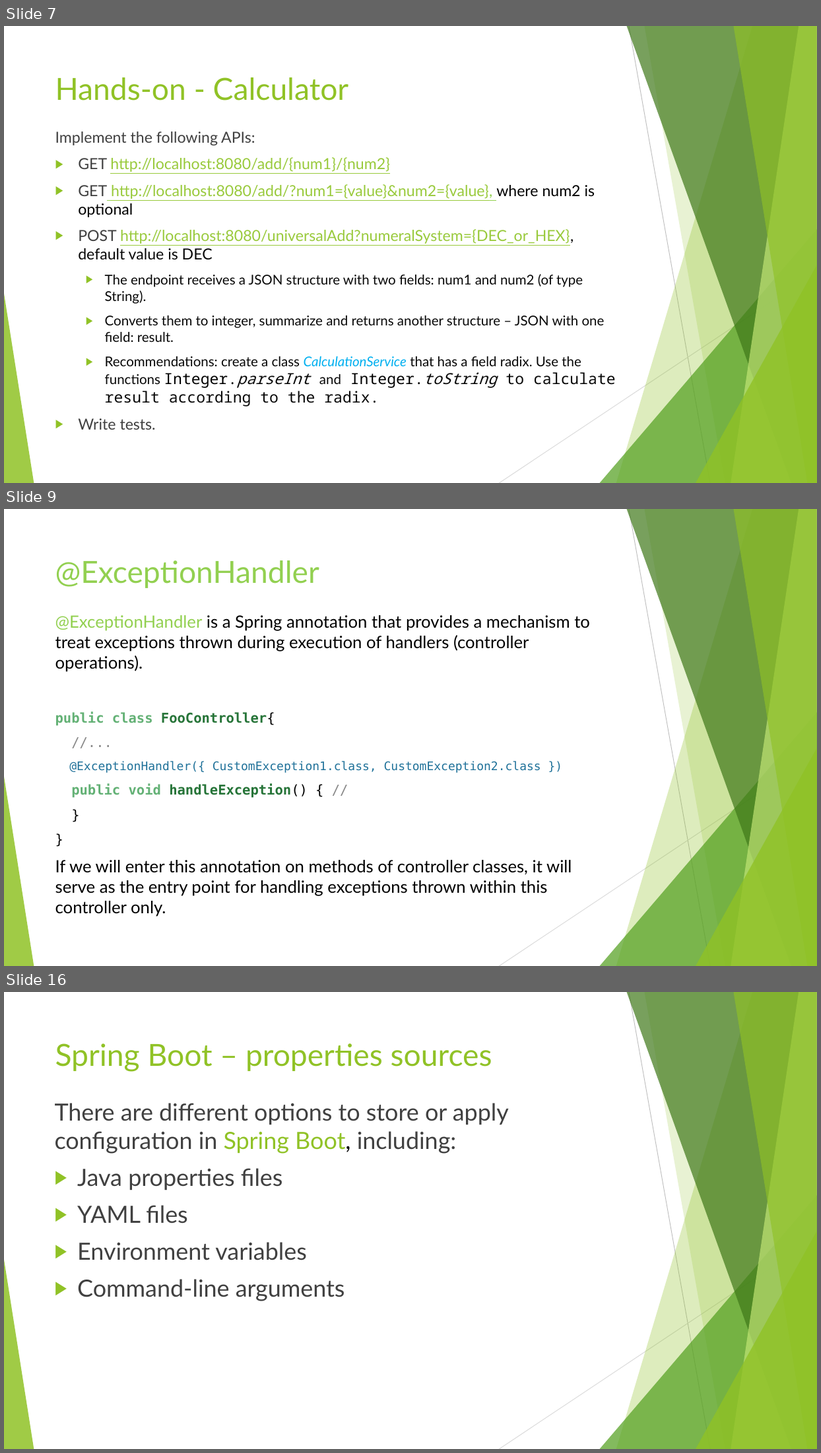
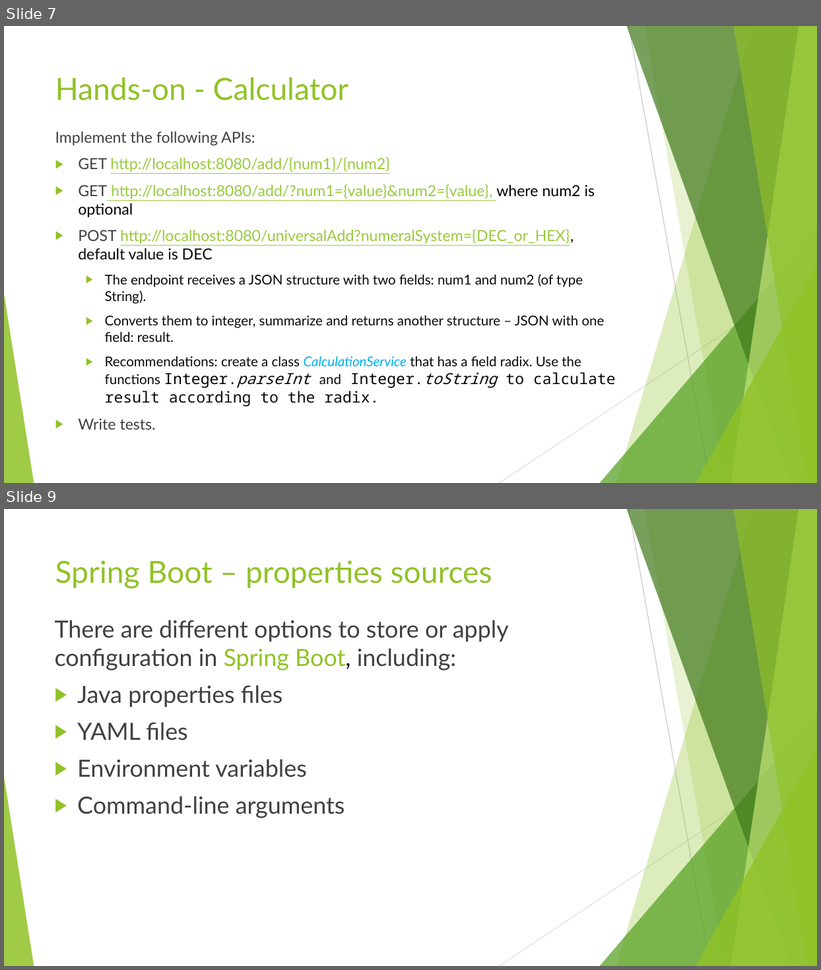
Before and after one commit to idanshal/sb-todo-app-tdp, a slide deck: course_data/presentations/practical_spring_boot_for_tdp_02.pptx. Shown one above the other, each under a label of ours: slides 7, 9 and 16 before the commit, slides 7 and 9 after it; the slides between them are not shown. The pictures are 821x1453 and 821x970 pixels, drawn with LibreOffice and Linux fonts; fonts in the diff are those of the drawing. Boxes give left, top, right and bottom in pixels: in the first picture for what was removed or moved away, otherwise in the second. Text is boxed around its words. In the diff, an @@ line names an element or a change of style, - is before the commit and + after.

```diff
--- a/course_data/presentations/practical_spring_boot_for_tdp_02.pptx
+++ b/course_data/presentations/practical_spring_boot_for_tdp_02.pptx
@@ slide 9 removed at [4,509,817,966], background #FFFFFF; not listed: 10 template elements that a slide beside it also shows @@
@@ title removed at [55,560,319,588] @@
-@ExceptionHandler
@@ text removed at [55,615,590,917] @@
-@ExceptionHandler is a Spring annotation that provides a mechanism to treat exceptions thrown during execution of handlers (controller operations).
-public class FooController{
-//...
-@ExceptionHandler({ CustomException1.class, CustomException2.class })
-public void handleException() { //
-}
-}
-If we will enter this annotation on methods of controller classes, it will serve as the entry point for handling exceptions thrown within this controller only.
@@ what was slide 16 is now slide 9 @@
```
Also in this commit, not shown: 6 slides changed, 6 other slides removed, 1 other file.
